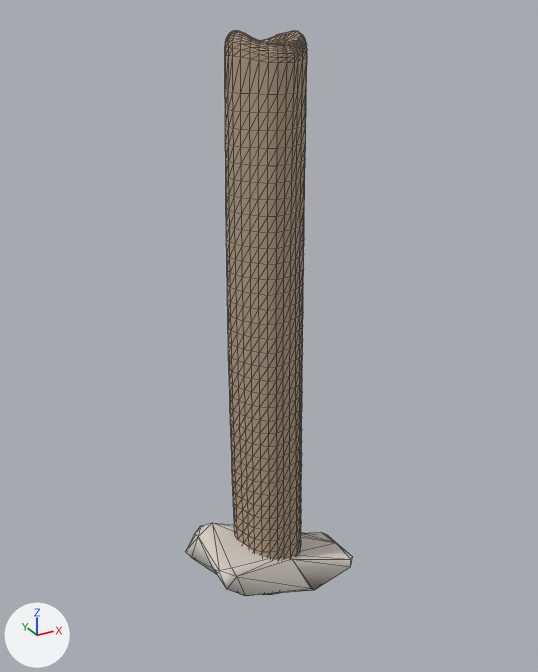
What one commit did to the glTF model assets/tower/approved-library/architecture/bagana-f3-3x10x3-v2.glb.
The view is the same before and after, from a 50 mm lens placed at (-1.274, -2.332, 1.3), pointed at (0.032, 0.042, 0.113). Every picture has the same lights, and +X, +Y and +Z are marked at lower left. The picture after the commit comes second. Mesh edges are drawn as thin lines.

In view in the first picture: 'bagana_stone', 'bagana_wood'.
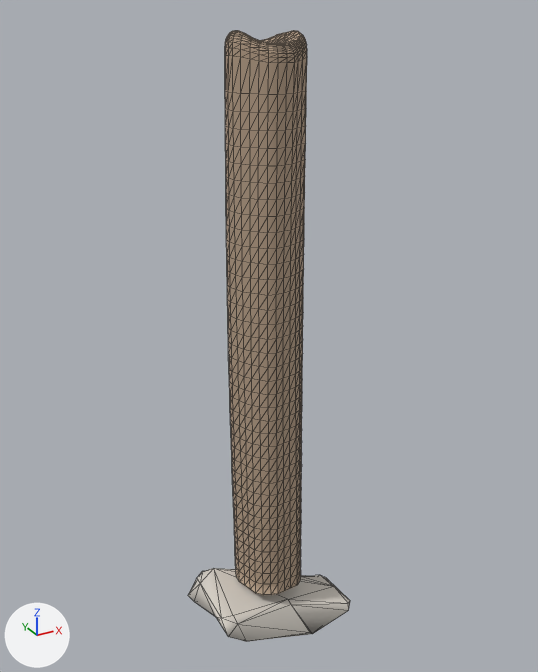
Location of each change, (x1, y1, x2, y2) in pixels of the pictures (538 x 672 px):
'bagana_stone', moved: before (185, 523, 353, 596); after (188, 568, 350, 642)

The change in detail:
me_bagana_form_3_stone is used by ob_bagana_stone; location (0.0, 0.0, 0.0).
me_bagana_form_3_stone had 35 vertices, 66 faces and spanned x -0.322..0.322, y -0.223..0.223, z -1.0..-0.75.
me_bagana_form_3_stone now has 35 vertices, 66 faces and spans x -0.322..0.322, y -0.223..0.223, z -1.25..-1.0.
me_bagana_form_3_stone part 1: the whole mesh is moved by (0.0, 0.0, -0.25).
